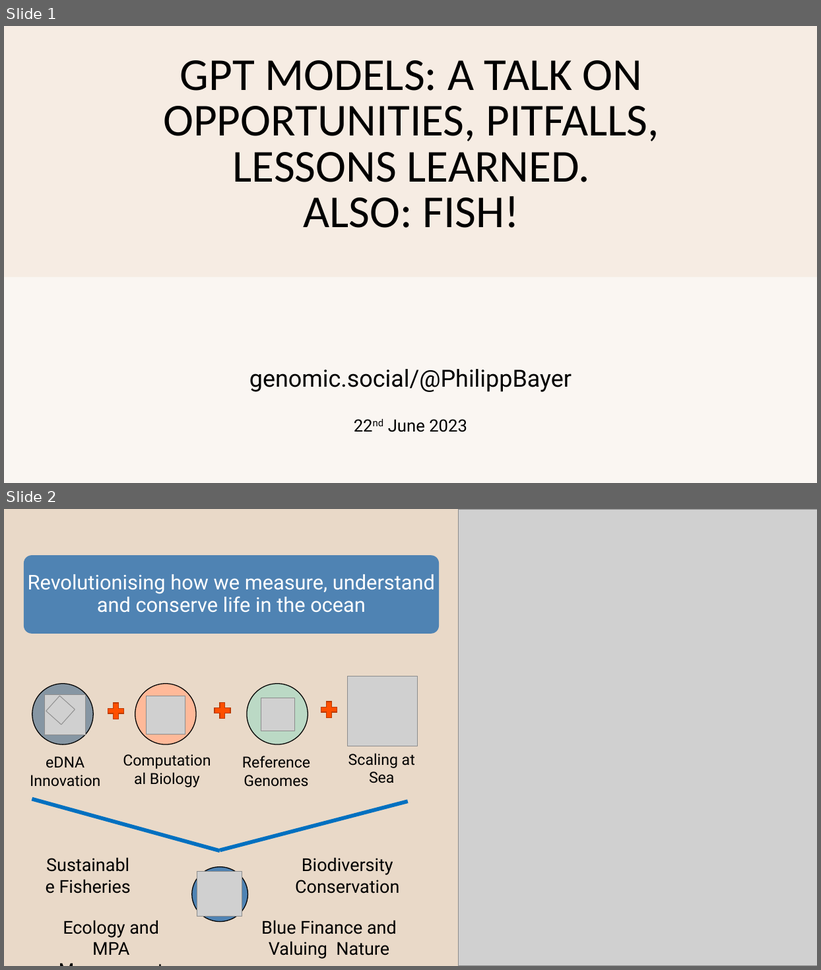
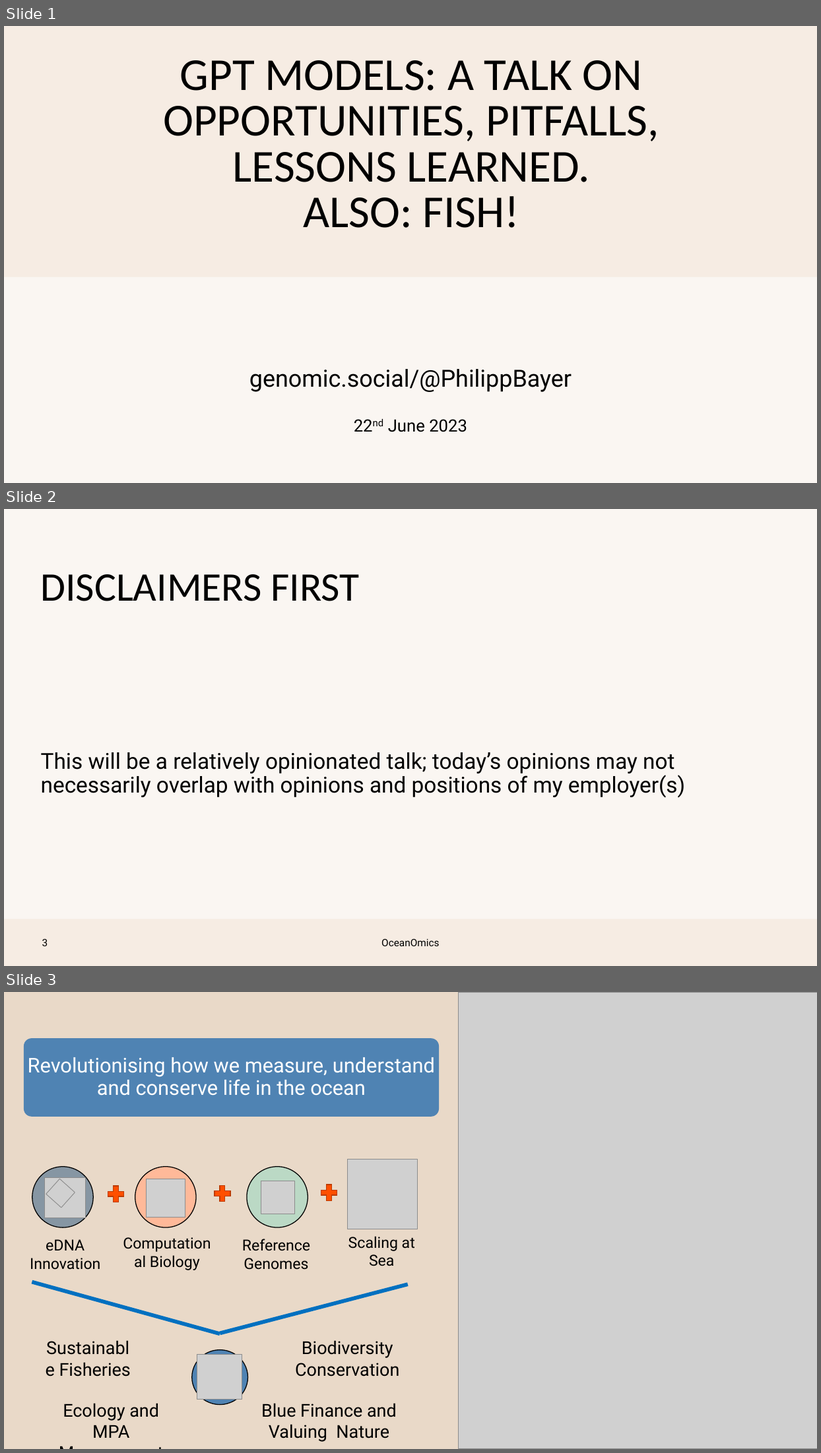
Before and after one commit to pmlg/June2023_LLM_repo, a slide deck: PMLG talk.pptx. Shown one above the other, each under a label of ours: slides 1 and 2 before the commit, slides 1, 2 and 3 after it. The pictures are 821x970 and 821x1453 pixels, drawn with LibreOffice and Linux fonts; fonts in the diff are those of the drawing; grey boxes stand for pictures; background and template pictures are left out. Boxes give left, top, right and bottom in pixels: in the first picture for what was removed or moved away, otherwise in the second. Text is boxed around its words. In the diff, an @@ line names an element or a change of style, - is before the commit and + after.

```diff
--- a/PMLG talk.pptx
+++ b/PMLG talk.pptx
@@ slide 2 added at box(4, 509, 817, 966), background #FAF6F2; not listed: 1 template element that a slide beside it also shows @@
@@ text added at box(41, 574, 359, 601), 48 pt, text #000000 @@
+DISCLAIMERS FIRST
@@ text added at box(41, 753, 685, 798), 26 pt, text #000000 @@
+This will be a relatively opinionated talk; today’s opinions may not necessarily overlap with opinions and positions of my employer(s)
@@ page number added at box(42, 939, 48, 947), 12 pt, text #000000 @@
+3
@@ text added at box(382, 939, 439, 947), 12 pt, text #000000 @@
+OceanOmics
@@ what was slide 2 is now slide 3 @@
```
Also in this commit, not shown: 21 slides changed, 2 other slides added, 1 slide removed.
